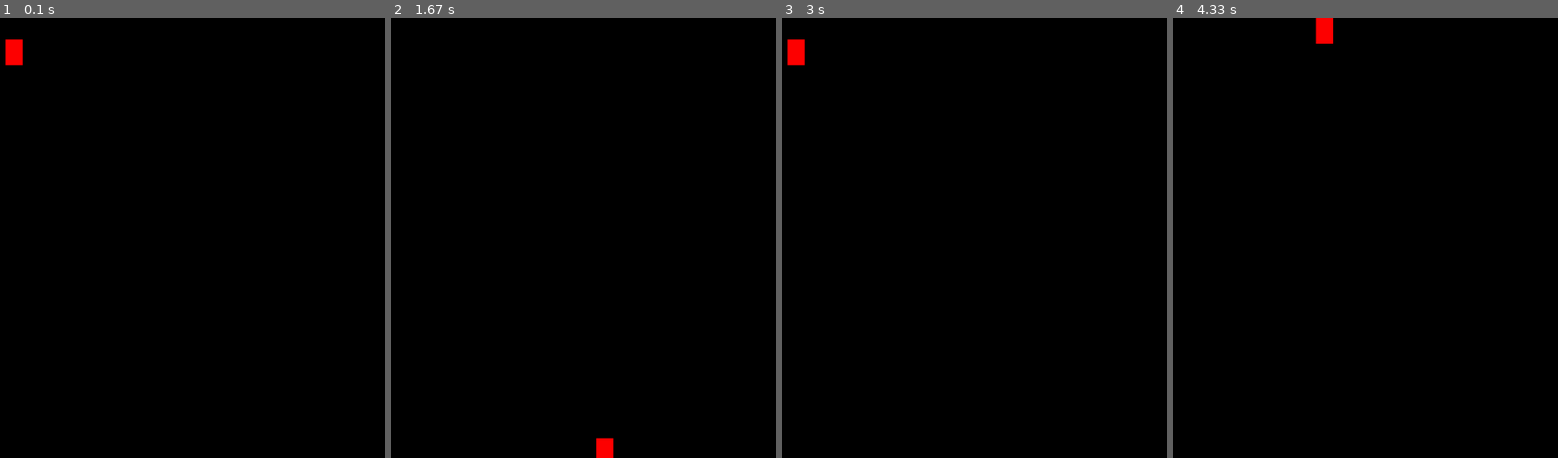
Above: before the commit, frames 1-4 (left to right).
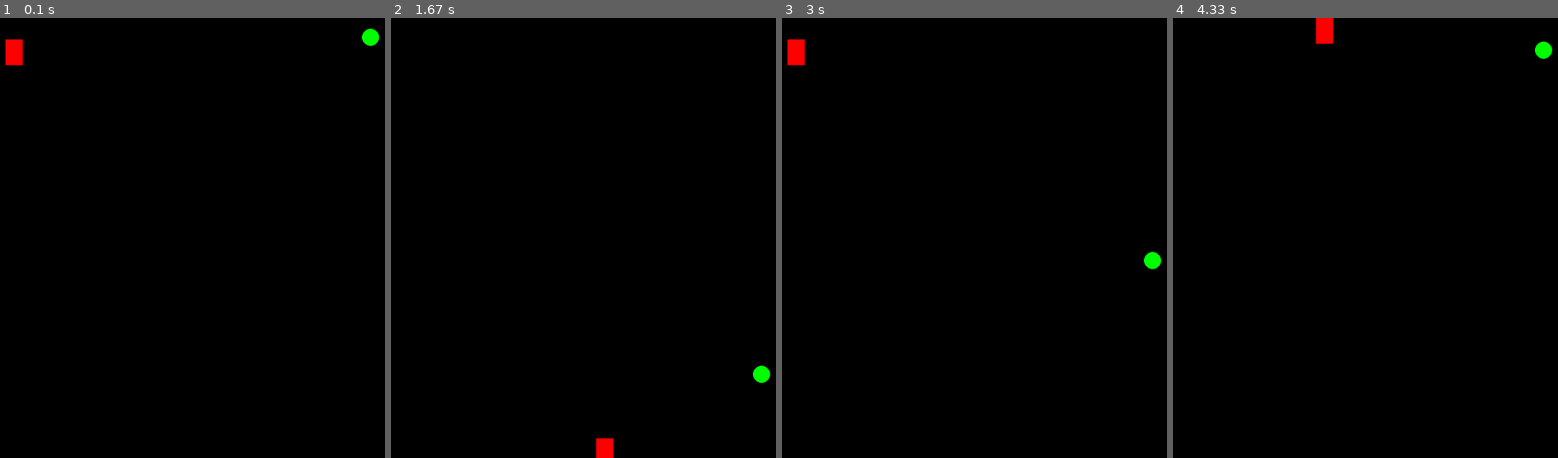
Above: after the commit, the same moments.

Repository: Gutapa/Pygame
Game: pygame game, started from pygame1st.py
Same seed, same stepped clock (60 frames per second), same inputs: the game is played once before the commit and once after it.
Inputs:
- Up to frame 1 (0.1 s): no input
- Up to frame 2 (1.67 s): hold Right 0.33-0.8 s; hold Up 0.83-1.13 s; hold Right 1.17-1.63 s
- Up to frame 3 (3 s): hold Left 1.67-2.2 s; hold Down 2.23-2.53 s; hold Left 2.57-2.97 s
- Up to frame 4 (4.33 s): hold Up 3-3.37 s; hold Right 3.4-4.03 s; hold Down from 4.07 s (still down)

The runs differ from the first frame. In frame 1, 0.1% of the frame differs, in the area x 94-99%, y 2-7%; in frame 2, 0.1%; in frame 3, 0.1%, in the area x 94-99%, y 53-58%; in frame 4, 0.1%.

Commit message:
Added a circle and handled Collision between restangle and circle in y axis

Diff:
--- a/pygame1st.py
+++ b/pygame1st.py
@@ -5,10 +5,13 @@
 
 x=50
 y=50
+cx=900
+cy=0
 width=40
 height=60
 radius=20
 vel=5
+velc=5
 
 run=True
 while run:
@@ -45,10 +48,30 @@
 	if y<-51:
 		y=1024
 
+	cy+=velc
+
+	if cy>1025:
+		velc=-5
+	if cy<-10:
+		velc=5
+
+
+	if y==cy+10 and velc>0 and x==cx:
+		velc=-5
+
+	if y+55==cy-15 and velc<0 and x==cx:
+	#  :
+		print("CY=:",cy)
+		print("Y=:",y)
+		velc=5
+
+	#if cx>1855:
+
+
 	win.fill((0,0,0))
 
 	pygame.draw.rect(win,(255,0,0),(x,y,width,height))
-	#pygame.draw.circle(win,(0,255,0),(x,y),radius)
+	pygame.draw.circle(win,(0,255,0),(cx,cy),radius)
 	pygame.display.update()
 
 pygame.quit()
